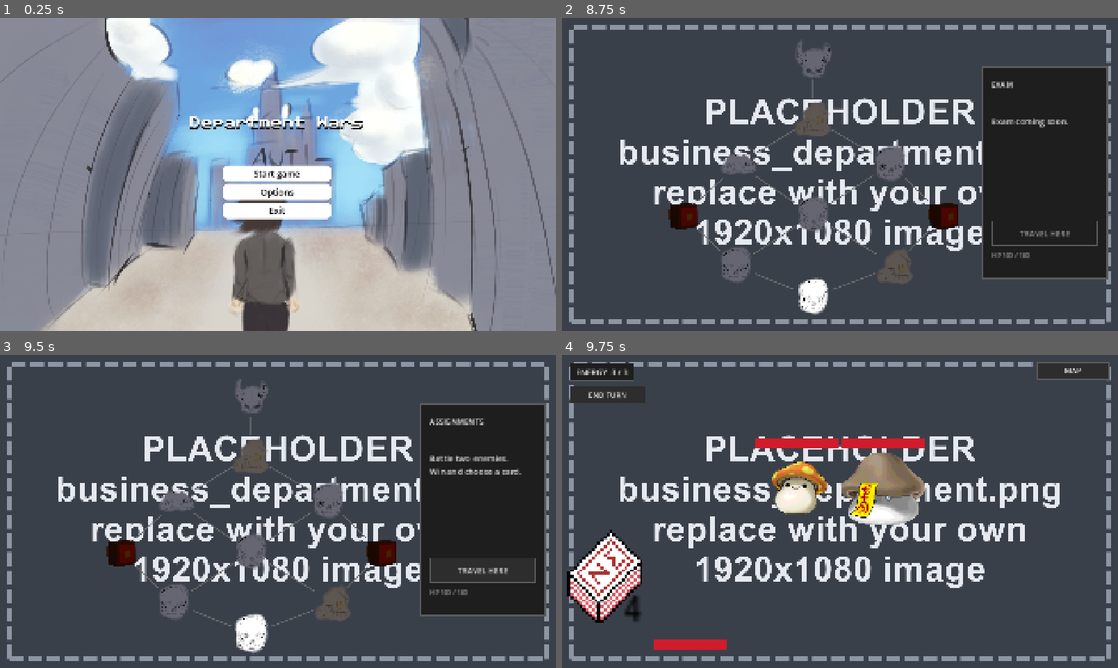
Above: before the commit, frames 1-4 (two rows, left to right).
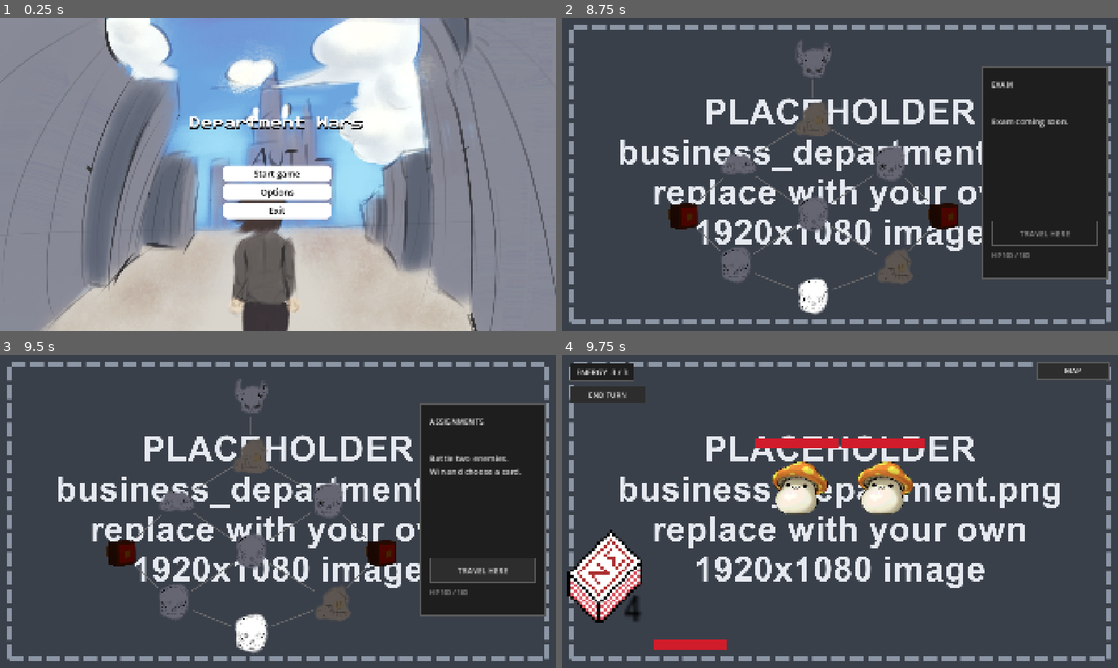
Above: after the commit, the same moments.

Repository: hxc6806/Department-Wars
Game: Godot game, scene res://Scenes/main_menu.tscn
Two runs of this game, one before a commit and one after it. Both use one fixed random seed, a clock stepped at 60 frames per second and the inputs below.
Inputs (mouse positions are in pixels of both pictures, inside the frame that each line leads up to):
- Up to frame 1 (0.25 s): no input
- Up to frame 2 (8.75 s): click "Start game" at 0.5 s; click (812, 296) at 1.27 s; click (734, 265) at 2.02 s; click (895, 265) at 2.77 s; click (684, 215) at 3.52 s; click (812, 215) at 4.27 s; click (945, 215) at 5.02 s; click (739, 165) at 5.77 s; click (890, 165) at 6.52 s; click (812, 118) at 7.27 s; click (812, 58) at 8.02 s
- Up to frame 3 (9.5 s): click (250, 633) at 8.77 s
- Up to frame 4 (9.75 s): click "TRAVEL HERE" at 9.5 s

Frames 1-3 are identical in both runs. In frame 4, 2.6% of the frame differs, in the area x 37-66%, y 30-55%.

Commit message:
added pools for enemies depending on floor

Diff:
--- a/department-wars/Scripts/battle_turns.gd
+++ b/department-wars/Scripts/battle_turns.gd
@@ -61,7 +61,10 @@
 	for enemy in manager.enemy_container.get_children():
 		if enemy.get_node("Health").isdead():
 			continue
-		player_health.dmg(ENEMY_DAMAGE)
+		if enemy.functionality:
+			enemy.functionality.call(player_health.get_parent(), enemy)
+		else:
+			player_health.dmg(ENEMY_DAMAGE)
 		if manager.run_ended:
 			return
 		await get_tree().create_timer(0.25).timeout
--- a/department-wars/Scripts/enemy.gd
+++ b/department-wars/Scripts/enemy.gd
@@ -6,6 +6,7 @@
 @onready var health_bar: TextureProgressBar = $HealthBar
 @onready var health: Health = $Health
 @onready var dmg_label: Label = $dmg_label
+var functionality = null   # set by enemy_container from enemy_data; called on the enemy turn
 
 func _ready() -> void:
 	var sprite_size = sprite.get_rect().size * sprite.scale
--- a/department-wars/Scripts/enemy_container.gd
+++ b/department-wars/Scripts/enemy_container.gd
@@ -1,4 +1,6 @@
 extends HBoxContainer
+
+const Floors = preload("res://Map/floors.gd")
 
 # keep track of enemies on field. Used for knowing when battle won
 var enemy_count = 0
@@ -6,14 +8,17 @@
 func _ready() -> void:
 	var game = get_tree().current_scene
 	var count = game.encounter_enemy_count if game.has_method("battle_won") else 3
+	var floor_name = Floors.FLOORS[game.floor_index].name if game.has_method("battle_won") else Floors.FLOORS[0].name
 	for i in range(0, count):
 		var enemy_scene = preload("res://Scenes/enemy.tscn")
 		var new_enemy = enemy_scene.instantiate()
-		var data = enemy_data.get_data(enemy_data.get_keys().pick_random())
+		var pool = floor_name if not enemy_data.get_keys(floor_name).is_empty() else "BUSINESS DEPARTMENT"
+		var data = enemy_data.get_data(pool, enemy_data.get_keys(pool).pick_random())
 
 		new_enemy.name = data.name
 		new_enemy.get_node("Sprite2D").texture = data.texture
 		new_enemy.get_node("Health").max_health = data.max_health
+		new_enemy.functionality = data.get("functionality")
 		add_child(new_enemy)
 		enemy_count += 1
 
--- a/department-wars/Scripts/enemy_data.gd
+++ b/department-wars/Scripts/enemy_data.gd
@@ -1,21 +1,22 @@
 class_name enemy_data
 
+# Keys must match the floor names in Map/floors.gd exactly.
 static var ENEMIES = {
-	'Mushscroom': {
-		"name": 'Mushscroom',
-		"max_health": 95,
-		"texture": preload("res://Assets/EnemySprites/Mushscroom.png"),
+	"BUSINESS DEPARTMENT": {
+		'Mushscroom': {
+			"name": 'Mushscroom',
+			"max_health": 95,
+			"texture": preload("res://Assets/EnemySprites/Mushscroom.png"),
+			"functionality": func(plrObj, _enemyObj): plrObj.get_node("Health").dmg(4)
+		},
 	},
 
-	'Zombiescroom': {
-		"name": 'Zombiescroom',
-		"max_health": 120,
-		"texture": preload("res://Assets/EnemySprites/Zombiescroom.png"),
-	}
+	"COMPUTER DEPARTMENT": {},
+	"MEDICAL DEPARTMENT": {}
 }
 
-static func get_data(key):
-	return ENEMIES[key]
+static func get_data(floor_name, key):
+	return ENEMIES[floor_name][key]
 
-static func get_keys():
-	return ENEMIES.keys()
+static func get_keys(floor_name):
+	return ENEMIES[floor_name].keys()
